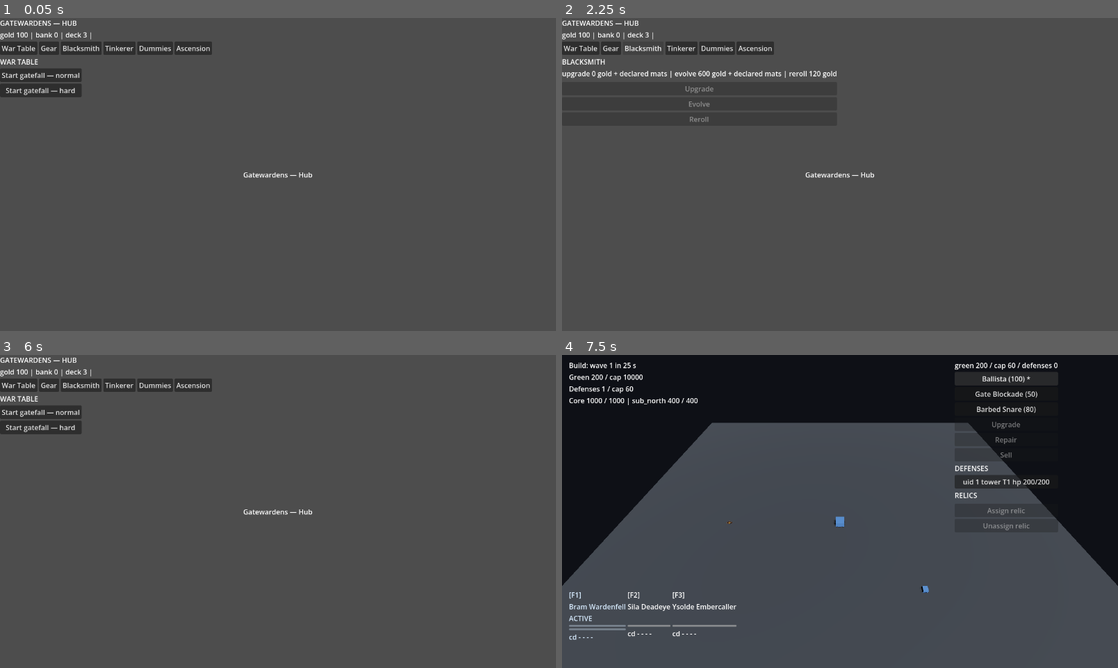
Above: before the commit, frames 1-4 (two rows, left to right).
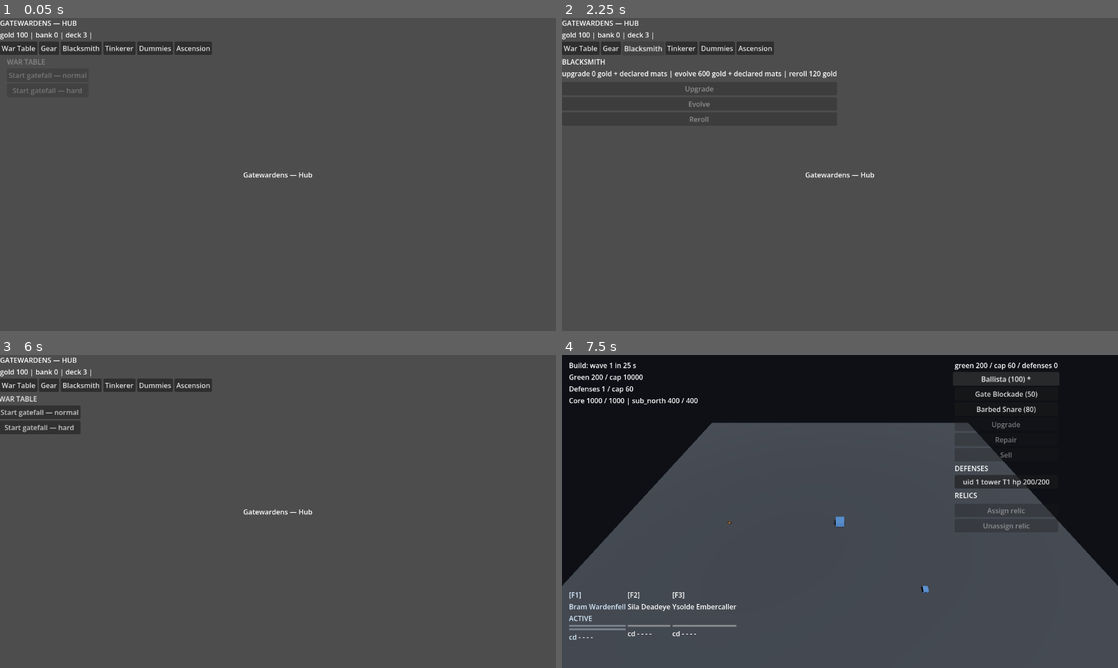
Above: after the commit, the same moments.

Repository: bryn1/gatewardens
Game: Godot game, scene res://Main.tscn
Two runs of this game, one before a commit and one after it. Both use one fixed random seed, a clock stepped at 60 frames per second and the inputs below.
Inputs (mouse positions are in pixels of both pictures, inside the frame that each line leads up to):
- Up to frame 1 (0.05 s): no input
- Up to frame 2 (2.25 s): click "War Table" at 0.5 s; click "Gear" at 1.25 s; click "Blacksmith" at 2 s
- Up to frame 3 (6 s): click "Tinkerer" at 2.75 s; click "Dummies" at 3.5 s; click "Ascension" at 4.25 s; tap Enter at 5 s; move the mouse to (400, 495) at 5.02 s; hold D 5.03-5.78 s; tap M at 5.1 s; click (400, 495) at 5.17 s; tap Space at 5.75 s; move the mouse to (166, 527) at 5.77 s; hold S from 5.78 s (still down); tap 1 at 5.85 s; click (166, 527) at 5.92 s
- Up to frame 4 (7.5 s): release S at 6.5 s; click "Start gatefall — normal" at 6.5 s; click "Ballista (100) *" at 7.25 s

The runs differ from the first frame. In frame 1, 0.5% of the frame differs, in the area x 0-16%, y 13-26%; in frame 2, less than 0.1%; in frame 3, 0.4%; in frame 4, 0.1%.

Commit message:
V6 menu motion (MC 11530): ONE shared tween helper scripts/ui_tween.gd — tab switch slides+ fades the opened station (4.7.2 offset_transform visual-only: every rect pinned THROUGH the animation, .from() writes nothing before the first pump), hover/press scale on hub tab + defense-panel buttons; same handlers, same signals, zero logic change; probe sim/v6_tween_probe.gd green + planted-red, suite 222=222, hygiene 0, fixtures byte-identical

Diff:
--- a/godot/scripts/defense_panel.gd
+++ b/godot/scripts/defense_panel.gd
@@ -44,6 +44,7 @@
 const PLACER := preload("res://scripts/defense_placer.gd")
 const BANK_LIST := preload("res://scripts/bank_list.gd")
 const SIM_ECONOMY := preload("res://sim/sim_economy.gd")
+const UITWEEN := preload("res://scripts/ui_tween.gd")
 
 const PRESS := {"KeyM": "place", "KeyE": "upgrade", "KeyN": "sell"}
 
@@ -86,6 +87,7 @@
 		b.name = "Class_" + String(row["class"])
 		b.pressed.connect(_on_place_pressed.bind(String(row["class"])))
 		box.add_child(b)
+		UITWEEN.attach(b)             # V6 (MC 11530): hover/press motion
 		class_buttons[String(row["class"])] = b
 	upgrade_btn = _action(box, "Upgrade", _on_upgrade)
 	repair_btn = _action(box, "Repair", _on_repair)
@@ -339,6 +341,7 @@
 	b.text = label
 	b.pressed.connect(handler)
 	box.add_child(b)
+	UITWEEN.attach(b)                 # V6 (MC 11530): hover/press motion
 	return b
 
 
--- a/godot/scripts/hub.gd
+++ b/godot/scripts/hub.gd
@@ -49,6 +49,7 @@
 const TINKERER_UI := preload("res://scripts/tinkerer_ui.gd")
 const DUMMY_RANGE := preload("res://scripts/dummy_range.gd")
 const ASCENSION_UI := preload("res://scripts/ascension_ui.gd")
+const UITWEEN := preload("res://scripts/ui_tween.gd")
 
 # Bridge relay code -> station (Escape maps to "": closes every panel).
 const STATION := {"Digit1": "war", "Digit2": "gear", "Digit3": "blacksmith",
@@ -68,6 +69,8 @@
 var ascension = null    # W14 leg 3 station (MC 11274.1.25 / card 11341)
 var _panels: Dictionary = {}
 var _status = null
+var _open_station := ""       # V6 (MC 11530): motion direction only
+var _tab_seq: Array[String] = []   # bar order — same, visual state only
 
 
 func _ready() -> void:
@@ -116,6 +119,8 @@
 		b.text = String(entry[1])
 		b.pressed.connect(_open.bind(String(entry[0])))
 		bar.add_child(b)
+		UITWEEN.attach(b)             # V6: hover/press feedback (motion)
+		_tab_seq.append(String(entry[0]))
 	# W17g: the shared slot WRAPS in the ONE ScrollContainer every station
 	# panel rides (vertical scroll enabled; the non-scroll axis stays
 	# fixed). PanelSlot keeps its name and stays the single parent of all
@@ -230,6 +235,25 @@
 func _open(which: String) -> void:
 	for key: String in _panels:
 		_panels[key].visible = key == which
+	# V6 (MC 11530): the station navigated TO rides the ONE shared
+	# motion helper — its content box (each station's single child,
+	# setup() invariant) slides ~24px in from the navigation side and
+	# fades 0->1. offset_transform_visual_only keeps layout, input and
+	# every rect pixel-pinned THROUGH the animation (probe rows), and
+	# .from() writes nothing before the first pump — so the shipped
+	# synchronous visibility flip above, the same handlers, and the
+	# -s-measured geometry are all untouched. The OUTGOING panel keeps
+	# the shipped immediate hide: hub_probe_stations.gd asserts the
+	# previous station's visible == false in the SAME call (:93), so a
+	# deferred leave-fade is the logic change this card forbids —
+	# declared, not silent.
+	if which != "" and which != _open_station:
+		var dir := 1.0
+		if _open_station != "" and _tab_seq.find(which) \
+				< _tab_seq.find(_open_station):
+			dir = -1.0
+		UITWEEN.enter(_panels[which].get_child(0) as Control, dir)
+	_open_station = which
 	_refresh_status()
 
 
--- /dev/null
+++ b/godot/scripts/ui_tween.gd
@@ -0,0 +1,99 @@
+# ui_tween — the ONE shared menu-motion mechanism (V6, MC card 11530 /
+# milestone 11462). GATE FACT (VERIFIED 2026-10-27): no UI script
+# animated anything before this card — grep create_tween/Tween over
+# godot/**/*.gd lands zero animation sites — so this file IS that path,
+# not a second mechanism beside an old one. Hub stations call enter()
+# on the NEWLY OPENED panel's content box (tab switch); attach() is the
+# one-line hover/press scale on the hub tab bar + defense-panel buttons.
+# ENGINE FACTS (VERIFIED 4.7.2 this card, sim/v6_tween_probe.gd rows):
+# Control has NO "position_offset" property (the brief name does not
+# exist in the engine); the visual-only family is
+# offset_transform_enabled / offset_transform_position /
+# offset_transform_visual_only, with pivot_offset_ratio centring any
+# scale pivot at every size. With _visual_only = true the engine keeps
+# layout, input and every get_global_rect() PINNED through the
+# animation (the probe prints the same rect mid-tween and at rest).
+# .from() carries the start values INSIDE the tween — nothing at rest
+# is written synchronously (probe row V6-ATREST-START pins the rest
+# values on the switch frame, before any pump), so a headless -s leg
+# that never pumps frames still measures pixel-rest geometry.
+# At rest everything here is identity — offset ZERO, modulate
+# Color(1,1,1,1), scale ONE — and the tween ENDS on those values plus
+# _at_rest re-pins them on finished, so a settled panel is pixel-
+# identical to a never-animated one.
+# THE HONEST CUT (declared, the brief's fallback clause): the OUTGOING
+# panel keeps the shipped synchronous hide instead of a leave-fade —
+# hub_probe_stations.gd asserts the previous station's visible == false
+# in the SAME synchronous call (:93), so deferring the flip into a fade
+# is exactly the logic change this card forbids, and an invisible
+# "fade" on a hidden root would be theater, not motion. Every panel
+# still animates: the station you navigate TO slides + fades.
+extends RefCounted
+
+const SLIDE_PX := 24.0            # ~24px in from the navigation side
+const ENTER_SECS := 0.15          # the brief's 0.12-0.18 band
+const HOVER_SCALE := 1.03         # the brief's 1.0->1.03->1.0 cycle
+const REST_SCALE := 1.0
+const PRESS_SECS := 0.08
+const MOTION_META := &"gw_motion"   # the node's current motion tween
+
+
+# The tab-switch ENTER: the opened panel's CONTENT box slides SLIDE_PX
+# from the side the navigation came from (dir: +1 from the right,
+# -1 from the left) and fades in, both over ENTER_SECS.
+static func enter(content: Control, dir: float) -> void:
+	content.offset_transform_enabled = true
+	content.offset_transform_visual_only = true
+	_kill_prev(content)
+	var t := content.create_tween()
+	content.set_meta(MOTION_META, t)
+	t.set_parallel(true)
+	t.tween_property(content, "offset_transform_position", Vector2.ZERO,
+			ENTER_SECS).from(Vector2(SLIDE_PX * dir, 0.0))
+	t.tween_property(content, "modulate", Color(1, 1, 1, 1),
+			ENTER_SECS).from(Color(1, 1, 1, 0))
+	t.finished.connect(_at_rest.bind(content))
+
+
+# The one-line BUTTON feedback: hover/press scale 1.0->1.03->1.0 with a
+# centred pivot (pivot_offset_ratio — centred at EVERY size, no manual
+# pivot math). Same signals the mouse drives; zero logic added.
+static func attach(button: Button) -> Button:
+	button.pivot_offset_ratio = Vector2(0.5, 0.5)
+	button.mouse_entered.connect(_scale_to.bind(button, HOVER_SCALE))
+	button.mouse_exited.connect(_scale_to.bind(button, REST_SCALE))
+	button.button_down.connect(_scale_to.bind(button, HOVER_SCALE))
+	button.button_up.connect(_release.bind(button))
+	return button
+
+
+static func _release(button: Button) -> void:
+	# the press cycle lands back on the hover state it actually sits in
+	var still_under := button.get_global_rect().has_point(
+			button.get_global_mouse_position())
+	_scale_to(button, HOVER_SCALE if still_under else REST_SCALE)
+
+
+static func _scale_to(button: Button, target: float) -> void:
+	_kill_prev(button)
+	var t := button.create_tween()
+	button.set_meta(MOTION_META, t)
+	t.tween_property(button, "scale", Vector2(target, target), PRESS_SECS)
+
+
+static func _kill_prev(node: Control) -> void:
+	if not node.has_meta(MOTION_META):
+		return
+	var prev: Tween = node.get_meta(MOTION_META)
+	if prev != null and prev.is_valid():
+		prev.kill()
+	node.remove_meta(MOTION_META)
+
+
+static func _at_rest(content: Control) -> void:
+	# belt-and-pins: the tween already ENDS on these identity values;
+	# re-writing them on finished makes the rest state a fact of this
+	# file, not of interpolation arithmetic.
+	content.offset_transform_position = Vector2.ZERO
+	content.modulate = Color(1, 1, 1, 1)
+	content.remove_meta(MOTION_META)
--- /dev/null
+++ b/godot/sim/v6_tween_probe.gd
@@ -0,0 +1,312 @@
+# v6_tween_probe — the V6 menu-motion headless proof (MC card 11530 /
+# milestone 11462; idiom: v11_sprite_probe.gd — scripted SceneTree under
+# -s, real scenes, shipped entry points, machine rows + quit codes; E5:
+# _ready driven here; the frame pump is the scripted MainLoop._process,
+# VERIFIED 4.7.2 this card). Boots the REAL hub.tscn under a RouterSpy
+# (the hub_probe_stations mount), sizes the served canvas (the
+# test_hub_scroll mirror), then drives tab switches THROUGH handle_press
+# (the shipped greybox station route) and hover/press THROUGH the
+# Button's own mouse signals (the exact signals a mouse emits — the
+# same connections attach() made). Pinned concrete values, never the
+# tested mechanism as oracle: the asserts are the property VALUES
+# (offset Vector2(0,0), modulate Color(1,1,1,1), the printed scale +
+# rects) and the per-frame OBSERVED min-alpha / max-offset / max-scale
+# (a never-moving tween cannot pass); the tween's own is_running()
+# serves only as the required "a tween runs on the content node" row
+# and the scan stop-condition. Rows (print order):
+#   V6-PROBE-BOOT | V6-TWEEN-START | V6-ATREST-START | V6-TWEEN-MID |
+#   V6-REST-RECT | V6-REST | V6-HOVER | V6-PRESS | V6-OK
+# Any failure prints V6-FAIL <why> and quits 1; quit fires exactly once
+# (the E3 rule).
+extends SceneTree
+
+const GW_TABLES := preload("res://sim/sim_tables.gd")
+const GW_COMPOSE := preload("res://sim/gw_compose.gd")
+const UITWEEN := preload("res://scripts/ui_tween.gd")
+
+const HUB_SCENE := "res://scenes/hub.tscn"
+const PHASES := ["WARSETTLE", "MID", "GEAR", "BACK", "BACKSETTLE",
+		"REOPEN", "HOVERIN", "HOVEROUT", "PRESSDOWN", "PRESSUP", "DONE"]
+const PHASE_CAP := 1200           # frames before a phase declares FAIL
+
+class RouterSpy:
+	extends Node
+
+	var calls: Array = []
+
+	func start_mission(map_id: String, difficulty: String) -> void:
+		calls.append({"map": map_id, "difficulty": difficulty})
+
+var hub = null
+var bar_btn: Button = null
+var black_content: Control = null
+var gear_content: Control = null
+var phase := 0
+var phase_frames := 0
+var frames := 0
+var running_t: Tween = null
+var scan_min_alpha := 1.0
+var scan_max_offx := 0.0
+var scan_max_scale := 1.0
+var btn_rect_pre := Rect2()
+var black_rect_1 := Rect2()
+var fail_msg := ""
+
+
+func _init() -> void:
+	var tables = GW_TABLES.new("res://data")
+	var graph: Dictionary = GW_COMPOSE.build_graph(tables)
+	var rng := RandomNumberGenerator.new()
+	rng.seed = 11274                                  # pinned (hub_probe)
+	var spy := RouterSpy.new()
+	spy.name = "RouterSpy"
+	root.add_child(spy)
+	var packed = ResourceLoader.load(HUB_SCENE)
+	if packed == null:
+		_fail("hub.tscn not loadable")
+		return
+	hub = packed.instantiate()
+	spy.add_child(hub)
+	hub._ready()                                      # E5
+	hub.setup(tables, graph["state"], graph["save"], graph["bridge"], rng)
+	if hub._panels.size() != 6:
+		_fail("panels=%d" % hub._panels.size())
+		return
+	print("V6-PROBE-BOOT panels=%d open=war" % hub._panels.size())
+
+
+func _process(delta: float) -> bool:
+	if fail_msg != "":
+		return true                       # quit(1) already fired
+	frames += 1
+	if frames == 2:
+		root.size = Vector2i(1280, 720)   # the served canvas mirror
+		hub.size = Vector2(1280.0, 720.0)
+	elif frames == 6:
+		_tab_switch()                     # WARSETTLE -> MID
+	elif phase < PHASES.size() - 1:
+		phase_frames += 1
+		if phase_frames > PHASE_CAP:
+			_fail("%s never settled (cap %d, dt=%s)" % [
+					PHASES[phase], PHASE_CAP, str(delta)])
+		else:
+			_step_phase()
+	return false
+
+
+# ---- the tab-switch legs ----------------------------------------------
+
+func _tab_switch() -> void:
+	bar_btn = hub.get_node("Layout/Stations/Bar/Open_blacksmith") as Button
+	btn_rect_pre = bar_btn.get_global_rect()
+	hub.handle_press("Digit3")        # the shipped station route
+	var vis_ok: bool = bool(hub.blacksmith.visible) \
+			and not bool(hub.war.visible)
+	black_content = hub.blacksmith.get_child(0)
+	running_t = _meta_tween(black_content)
+	if not vis_ok or running_t == null or not running_t.is_valid() \
+			or not running_t.is_running():
+		_fail("tab-switch tween: vis=%s meta_running=%s" % [str(vis_ok),
+				str(running_t != null and running_t.is_running())])
+		return
+	# ENGINE FACT (4.7.2, this run): Node.is_tween_running and
+	# SceneTree.is_tween_valid do NOT exist here — is_running() on the
+	# tween fetched FROM THE CONTENT NODE'S META is the start flag, and
+	# the observed mid-frame motion (V6-TWEEN-MID) is what proves it
+	# actually pumps through the tree.
+	print("V6-TWEEN-START running=1 visible war=0 black=1")
+	# rest values on the SWITCH frame, before any pump: the helper's
+	# .from() must write NOTHING synchronously — a leg that never pumps
+	# frames still measures pixel-rest geometry.
+	if black_content.offset_transform_position != Vector2.ZERO \
+			or black_content.modulate != Color(1, 1, 1, 1):
+		_fail("start-frame wrote rest values: off=%s mod=%s" % [
+				str(black_content.offset_transform_position),
+				str(black_content.modulate)])
+		return
+	print("V6-ATREST-START off=0,0 mod=1,1,1,1")
+	_next_phase()
+
+
+func _step_phase() -> void:
+	match String(PHASES[phase]):
+		"MID":
+			_scan_content(black_content)
+			if _t_done():
+				print("V6-TWEEN-MID frames=%d min_alpha=%s max_offx=%s" % [
+						phase_frames, str(scan_min_alpha),
+						str(scan_max_offx)])
+				_check_rest(black_content, "MID")
+				if fail_msg == "":
+					black_rect_1 = black_content.get_global_rect()
+					var btn_post := bar_btn.get_global_rect()
+					print("V6-REST-RECT black=%s same_as_pre=%s" % [
+							str(black_rect_1),
+							str(btn_post == btn_rect_pre)])
+					if btn_post != btn_rect_pre:
+						_fail("bar button rect moved by a tab switch")
+						return
+					gear_content = hub.gear.get_child(0)
+					hub.handle_press("Digit2")
+					running_t = _meta_tween(gear_content)
+					_next_phase()
+		"GEAR":
+			_scan_content(gear_content)
+			if _t_done():
+				_check_rest(gear_content, "GEAR")
+				if fail_msg == "":
+					hub.handle_press("Digit3")
+					running_t = _meta_tween(black_content)
+					_next_phase()
+		"BACK":
+			_scan_content(black_content)
+			if _t_done():
+				_check_rest(black_content, "BACK")
+				if fail_msg == "":
+					_next_phase()
+		"BACKSETTLE":
+			var rt := black_content.get_global_rect()
+			if rt != black_rect_1:
+				_fail("blacksmith rect after round trip: %s != %s" % [
+						str(rt), str(black_rect_1)])
+				return
+			if not bool(hub.blacksmith.visible) or bool(hub.gear.visible) \
+					or bool(hub.war.visible):
+				_fail("visibility after round trip: black=%s gear=%s" % [
+						str(hub.blacksmith.visible),
+						str(hub.gear.visible)])
+				return
+			print("V6-REST roundtrip_rect=same visibility=1")
+			hub.handle_press("Escape")            # shipped close route
+			hub.handle_press("Digit3")            # reopen from closed
+			running_t = _meta_tween(black_content)
+			_next_phase()
+		"REOPEN":
+			_scan_content(black_content)
+			if _t_done():
+				_check_rest(black_content, "REOPEN")
+				if fail_msg == "":
+					bar_btn.mouse_entered.emit()  # the mouse's own signal
+					running_t = _meta_tween(bar_btn)
+					_next_phase()
+		"HOVERIN":
+			_scan_scale(bar_btn)
+			if _t_done():
+				_check_scale(bar_btn, UITWEEN.HOVER_SCALE, "HOVERIN")
+				if fail_msg == "":
+					bar_btn.mouse_exited.emit()
+					running_t = _meta_tween(bar_btn)
+					_next_phase()
+		"HOVEROUT":
+			_scan_scale(bar_btn)
+			if _t_done():
+				_check_scale(bar_btn, UITWEEN.REST_SCALE, "HOVEROUT")
+				if fail_msg == "":
+					print("V6-HOVER in=%s out=%s moved=1 rect=%s" % [
+							str(Vector2(UITWEEN.HOVER_SCALE,
+									UITWEEN.HOVER_SCALE)),
+							str(Vector2.ONE),
+							str(bar_btn.get_global_rect())])
+					bar_btn.button_down.emit()
+					running_t = _meta_tween(bar_btn)
+					_next_phase()
+		"PRESSDOWN":
+			_scan_scale(bar_btn)
+			if _t_done():
+				_check_scale(bar_btn, UITWEEN.HOVER_SCALE, "PRESSDOWN")
+				if fail_msg == "":
+					bar_btn.button_up.emit()
+					running_t = _meta_tween(bar_btn)
+					_next_phase()
+		"PRESSUP":
+			_scan_scale(bar_btn)
+			if _t_done():
+				var still_under := bar_btn.get_global_rect().has_point(
+						bar_btn.get_global_mouse_position())
+				var want := UITWEEN.HOVER_SCALE if still_under \
+						else UITWEEN.REST_SCALE
+				_check_scale(bar_btn, want, "PRESSUP")
+				if fail_msg == "":
+					print("V6-PRESS down=%s up=%s under=%s rect=%s" % [
+							str(Vector2(UITWEEN.HOVER_SCALE,
+									UITWEEN.HOVER_SCALE)),
+							str(Vector2(want, want)), str(still_under),
+							str(bar_btn.get_global_rect())])
+					print("V6-OK")
+					quit(0)
+					phase = PHASES.size() - 1     # DONE: idle
+		_:
+			pass
+
+
+# ---- scans + asserts ---------------------------------------------------
+
+func _scan_content(content: Control) -> void:
+	if _t_scanning():
+		scan_min_alpha = minf(scan_min_alpha, float(content.modulate.a))
+		# ABS: a dir=-1 (left) slide travels NEGATIVE x toward 0 —
+		# a plain max would never see it (this exact bug turned the
+		# GEAR leg red on its first run).
+		scan_max_offx = maxf(scan_max_offx,
+				absf(float(content.offset_transform_position.x)))
+
+
+func _scan_scale(btn: Button) -> void:
+	if _t_scanning():
+		scan_max_scale = maxf(scan_max_scale, float(btn.scale.x))
+
+
+func _t_scanning() -> bool:
+	return running_t != null and running_t.is_valid() \
+			and running_t.is_running()
+
+
+func _t_done() -> bool:
+	return not _t_scanning()
+
+
+# Settle check: EXACT identity values + the observed motion (a tween
+# that never started would leave _t_done true immediately — the
+# observed min/max is what proves it actually animated).
+func _check_rest(content: Control, why: String) -> void:
+	if content.offset_transform_position != Vector2.ZERO \
+			or content.modulate != Color(1, 1, 1, 1):
+		_fail("%s did not settle to rest: off=%s mod=%s" % [why,
+				str(content.offset_transform_position),
+				str(content.modulate)])
+		return
+	if scan_min_alpha >= 1.0 or scan_max_offx <= 0.0:
+		_fail("%s never moved: min_alpha=%s max_offx=%s" % [why,
+				str(scan_min_alpha), str(scan_max_offx)])
+
+
+func _check_scale(btn: Button, want: float, why: String) -> void:
+	if btn.scale != Vector2(want, want):
+		_fail("%s scale=%s want=%s" % [why, str(btn.scale),
+				str(Vector2(want, want))])
+		return
+	if want > UITWEEN.REST_SCALE and scan_max_scale <= 1.0:
+		_fail("%s never moved: max_scale=%s" % [why, str(scan_max_scale)])
+
+
+# ---- phase plumbing -----------------------------------------------------
+
+func _meta_tween(node: Control) -> Tween:
+	if not node.has_meta(UITWEEN.MOTION_META):
+		return null
+	return node.get_meta(UITWEEN.MOTION_META) as Tween
+
+
+func _next_phase() -> void:
+	phase += 1
+	phase_frames = 0
+	scan_min_alpha = 1.0
+	scan_max_offx = 0.0
+	scan_max_scale = 1.0
+
+
+func _fail(why: String) -> void:
+	if fail_msg == "":
+		fail_msg = why
+		print("V6-FAIL " + why)
+		quit(1)
Not shown, added: godot/scripts/ui_tween.gd.uid
Not shown, added: godot/sim/v6_tween_probe.gd.uid
Not shown, added: .audits/20261027-1500-visual-target/V6-menu-motion-evidence.md
Not shown, changed: LEDGER.md
